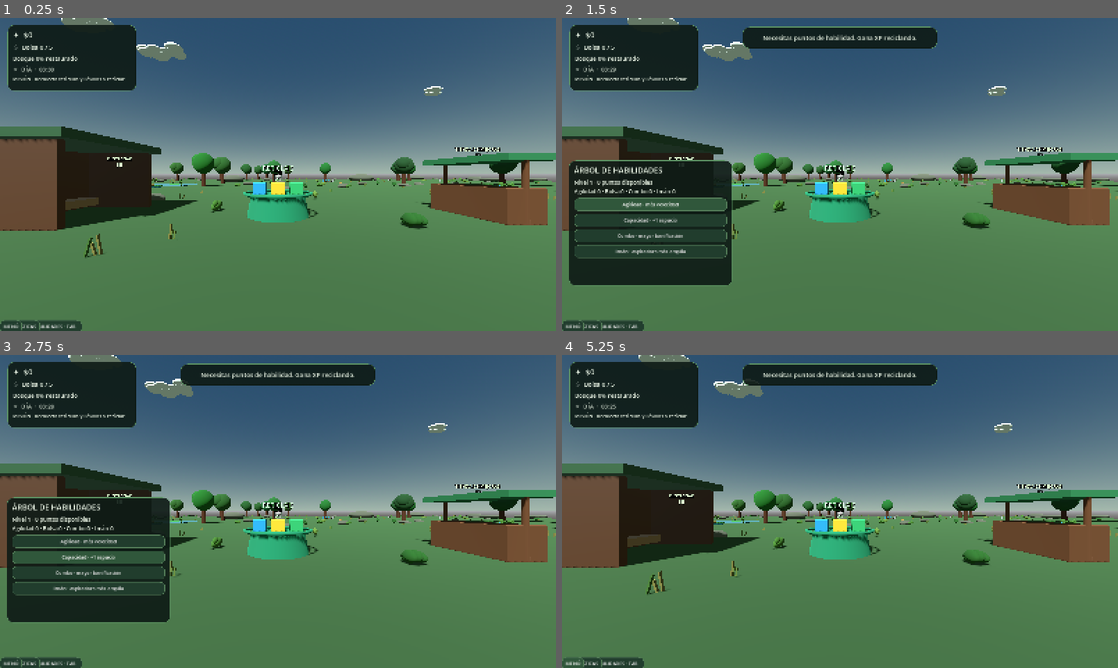
Above: before the commit, frames 1-4 (two rows, left to right).
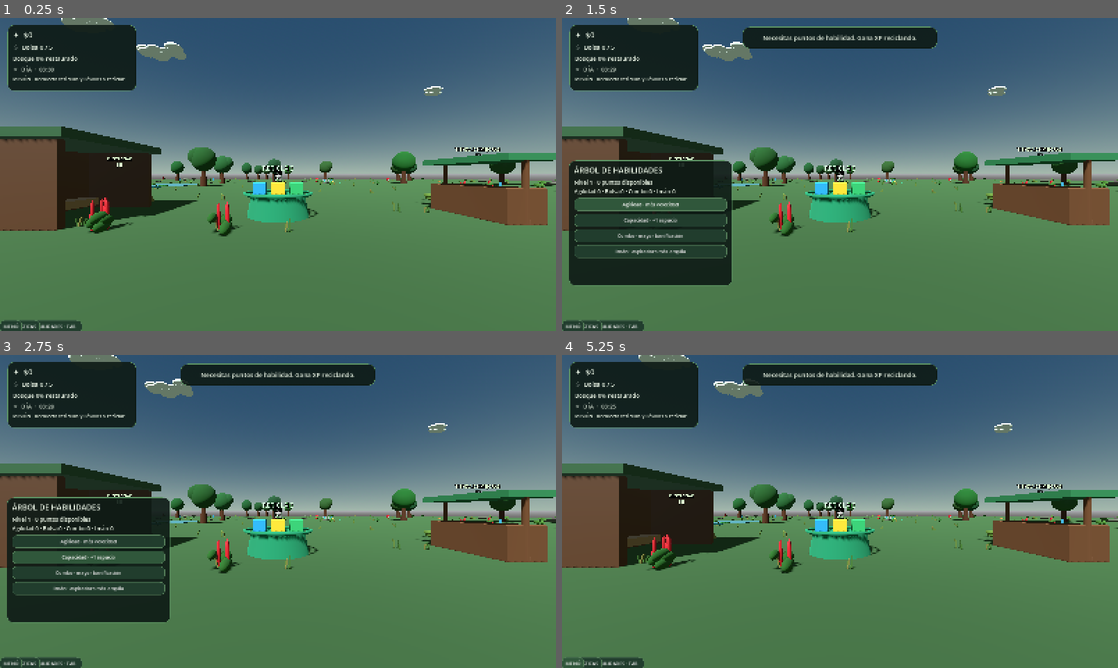
Above: after the commit, the same moments.

Repository: Tomardosama/verdevivo
Game: Godot game, scene res://scenes/main/main.tscn
The game is run twice, just before and just after one commit, with the same random seed, the same clock (stepped at 60 frames per second) and the same inputs.
Inputs:
- Up to frame 1 (0.25 s): no input
- Up to frame 2 (1.5 s): click "ÁRBOL DE HABILIDADES · TAB" at 0.5 s; click "Agilidad · más velocidad" at 1.25 s
- Up to frame 3 (2.75 s): click "Capacidad · +1 espacio" at 2 s
- Up to frame 4 (5.25 s): click "Combo · mayor bonificación" at 2.75 s; click "Imán · aspiradora más amplia" at 3.5 s; click "📖 BESTIARIO" at 4.25 s; click "ESTADÍSTICAS" at 5 s

The runs differ from the first frame. In frame 1, 2.5% of the frame differs, in the area x 13-100%, y 41-77%; in frame 2, 2.0%; in frame 3, 2.0%; in frame 4, 2.5%.

Commit message:
Refine pond layout, frog anatomy, grass density, berry shrubs, tree scale and rock distribution

Diff:
--- a/scripts/main.gd
+++ b/scripts/main.gd
@@ -158,6 +158,8 @@
 func _create_tree(parent: Node3D, location: Vector3) -> void:
 	var tree := Node3D.new()
 	tree.position = location
+	var tree_scale := randf_range(0.88, 1.22)
+	tree.scale = Vector3(tree_scale, tree_scale, tree_scale)
 	parent.add_child(tree)
 	var trunk := MeshInstance3D.new()
 	var trunk_mesh := CylinderMesh.new()
@@ -266,7 +268,7 @@
 					band_mesh.inner_radius = 0.105
 					band_mesh.outer_radius = 0.125
 					bottle_band.mesh = band_mesh
-					bottle_band.position.y = -0.08
+					bottle_band.position.y = 0.17
 					bottle_band.material_override = _detail_material(Color(0.95, 0.82, 0.22))
 					trash.add_child(bottle_band)
 				1:
@@ -325,9 +327,10 @@
 	var rock_material := StandardMaterial3D.new()
 	rock_material.albedo_color = Color(0.34, 0.36, 0.32)
 	rock_material.roughness = 1.0
-	for i in range(360):
+	for i in range(324):
 		var tuft := Node3D.new()
-		tuft.position = Vector3(rng.randf_range(-57, 57), 0.0, rng.randf_range(-57, 57))
+		var grass_center := Vector3(rng.randf_range(-52, 52), 0.0, rng.randf_range(-52, 52))
+		tuft.position = grass_center + Vector3(rng.randf_range(-1.6, 1.6), 0.0, rng.randf_range(-1.6, 1.6))
 		var blade_count := rng.randi_range(3, 5)
 		for blade in range(blade_count):
 			var mesh_node := MeshInstance3D.new()
@@ -339,7 +342,7 @@
 			mesh_node.material_override = grass_materials[rng.randi_range(0, grass_materials.size() - 1)]
 			tuft.add_child(mesh_node)
 		parent.add_child(tuft)
-	for plant_index in range(180):
+	for plant_index in range(135):
 		var plant := Node3D.new()
 		plant.position = Vector3(rng.randf_range(-56, 56), 0.0, rng.randf_range(-56, 56))
 		var leaf_material := StandardMaterial3D.new()
@@ -357,7 +360,19 @@
 			leaf.material_override = leaf_material
 			plant.add_child(leaf)
 		parent.add_child(plant)
-	for big_rock_index in range(24):
+		if rng.randf() < 0.22:
+			var berry_material := _detail_material(Color(0.72, 0.12, 0.16))
+			for berry_index in range(rng.randi_range(3, 6)):
+				var berry := MeshInstance3D.new()
+				var berry_mesh := SphereMesh.new()
+				berry_mesh.radial_segments = 16
+				berry_mesh.rings = 10
+				berry_mesh.radius = 0.055
+				berry.mesh = berry_mesh
+				berry.position = plant.position + Vector3(rng.randf_range(-0.22, 0.22), rng.randf_range(0.18, 0.42), rng.randf_range(-0.22, 0.22))
+				berry.material_override = berry_material
+				parent.add_child(berry)
+	for big_rock_index in range(16):
 		var boulder := MeshInstance3D.new()
 		var boulder_mesh := SphereMesh.new()
 		boulder_mesh.radial_segments = 32
@@ -373,9 +388,9 @@
 		boulder.scale = Vector3(rng.randf_range(1.0, 1.5), rng.randf_range(0.65, 0.95), rng.randf_range(1.0, 1.4))
 		boulder.material_override = rock_material
 		parent.add_child(boulder)
-		if boulder_mesh.radius >= 1.8:
+		if boulder_mesh.radius >= 1.1:
 			_add_box_collision(parent, boulder.position + Vector3(0.0, boulder_mesh.height * 0.18, 0.0), Vector3(boulder_mesh.radius * 1.55, boulder_mesh.height * 0.52, boulder_mesh.radius * 1.55))
-	for i in range(95):
+	for i in range(64):
 		var rock := MeshInstance3D.new()
 		var rock_mesh := SphereMesh.new()
 		rock_mesh.radius = rng.randf_range(0.22, 0.72)
@@ -858,30 +873,45 @@
 	water_material.roughness = 0.12
 	water.material_override = water_material
 	pond.add_child(water)
-	for lily_index in range(8):
+	var rng := RandomNumberGenerator.new()
+	rng.seed = 62381 + prestige_count
+	var lily_positions: Array[Vector3] = []
+	var attempts := 0
+	while lily_positions.size() < 4 and attempts < 80:
+		attempts += 1
+		var candidate := Vector3(rng.randf_range(-3.65, 3.65), 0.08, rng.randf_range(-3.65, 3.65))
+		if candidate.length() > 4.55 or candidate.length() < 1.15:
+			continue
+		var spaced := true
+		for existing in lily_positions:
+			if candidate.distance_to(existing) < 1.65:
+				spaced = false
+				break
+		if spaced:
+			lily_positions.append(candidate)
+	for lily_index in range(lily_positions.size()):
 		var lily := MeshInstance3D.new()
 		var lily_mesh := CylinderMesh.new()
 		lily_mesh.top_radius = 0.62
 		lily_mesh.bottom_radius = 0.62
 		lily_mesh.height = 0.06
 		lily.mesh = lily_mesh
-		var angle := TAU * float(lily_index) / 8.0
-		lily.position = Vector3(cos(angle) * 3.0, 0.08, sin(angle) * 3.0)
+		lily.position = lily_positions[lily_index]
+		lily.rotation.y = rng.randf_range(0.0, TAU)
 		var lily_material := StandardMaterial3D.new()
 		lily_material.albedo_color = Color(0.20, 0.48, 0.25)
 		lily.material_override = lily_material
 		pond.add_child(lily)
-		if lily_index == 2:
+		if lily_index == 0:
 			var frog := MeshInstance3D.new()
 			var frog_mesh := SphereMesh.new()
-			frog_mesh.radial_segments = 24
-			frog_mesh.rings = 16
+			frog_mesh.radial_segments = 32
+			frog_mesh.rings = 20
 			frog_mesh.radius = 0.18
 			frog_mesh.height = 0.22
 			frog.mesh = frog_mesh
 			frog.position = lily.position + Vector3(0.0, 0.16, 0.0)
-			var frog_material := StandardMaterial3D.new()
-			frog_material.albedo_color = Color(0.28, 0.55, 0.22)
+			var frog_material := _detail_material(Color(0.28, 0.55, 0.22))
 			frog.material_override = frog_material
 			pond.add_child(frog)
 			var eye_material := _detail_material(Color(0.025, 0.022, 0.018))
@@ -896,6 +926,16 @@
 				frog_eye.position = frog.position + Vector3(eye_side * 0.085, 0.055, -0.105)
 				frog_eye.material_override = eye_material
 				pond.add_child(frog_eye)
+			for leg_side in [-1.0, 1.0]:
+				var rear_leg := MeshInstance3D.new()
+				var leg_mesh := CapsuleMesh.new()
+				leg_mesh.radius = 0.055
+				leg_mesh.height = 0.27
+				rear_leg.mesh = leg_mesh
+				rear_leg.position = frog.position + Vector3(leg_side * 0.19, -0.045, 0.13)
+				rear_leg.rotation.z = leg_side * -0.65
+				rear_leg.material_override = frog_material
+				pond.add_child(rear_leg)
 
 func _create_clouds() -> void:
 	var rng := RandomNumberGenerator.new()
